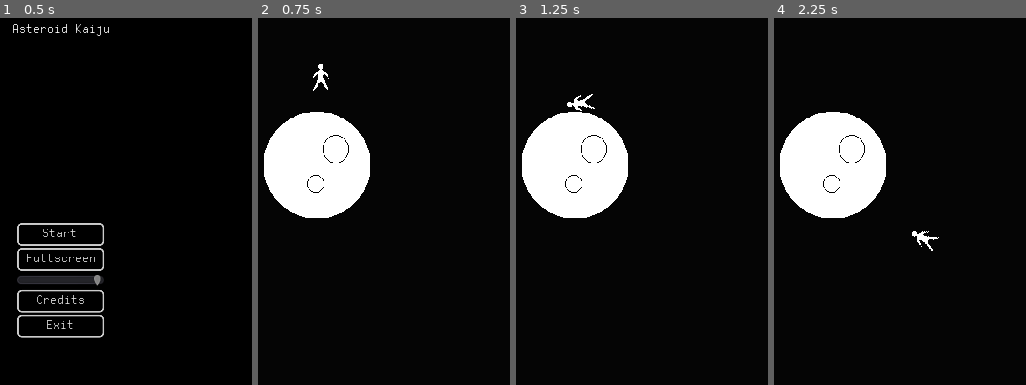
Above: before the commit, frames 1-4 (left to right).
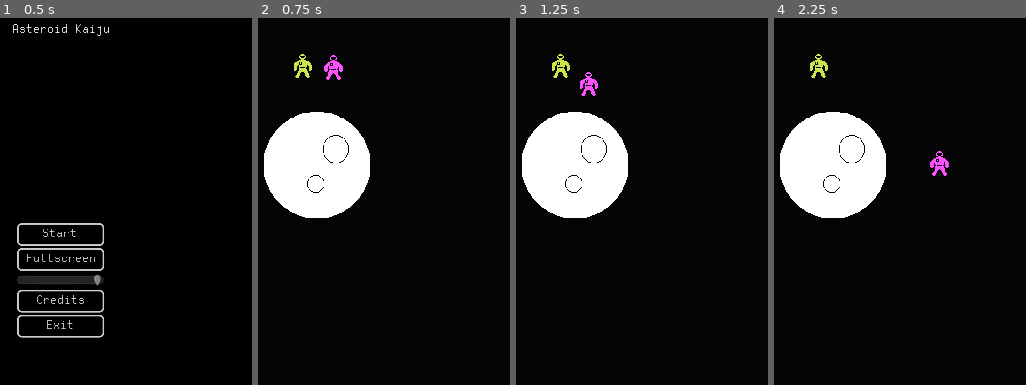
Above: after the commit, the same moments.

Repository: CorvatoCafeto/AsteroidKaiju
Game: Godot game, scene res://scenes/TitleSreen.tscn
Same seed, same stepped clock (60 frames per second), same inputs: the game is played once before the commit and once after it.
Inputs:
- Up to frame 1 (0.5 s): no input
- Up to frame 2 (0.75 s): click "Start" at 0.5 s
- Up to frame 3 (1.25 s): no input
- Up to frame 4 (2.25 s): hold Right (ui_right) 1.28-2.03 s; hold Left (ui_left) from 2.03 s (still down)

Frame 1 is identical in both runs. In frame 2, 0.6% of the frame differs, in the area x 14-34%, y 9-20%; in frame 3, 0.6%; in frame 4, 0.7%, in the area x 14-70%, y 9-64%.

Commit message:
Fixed gravity vector not normalized correctly.

Diff:
--- a/objects/Planetoid.gd
+++ b/objects/Planetoid.gd
@@ -2,10 +2,10 @@
 
 export (Color) var atmosphere = Color(.37, .62, .9, .15)
 
-const GRAVITY = 4000
+const GRAVITY = 200#4000
 
 onready var gravityCenter = get_node("GravityCenter")
-var gravityEffectField = GRAVITY / 12
+var gravityEffectField = GRAVITY
 
 func _ready():
 	update()
--- a/objects/AnotherSpace.tscn
+++ b/scenes/AnotherSpace.tscn
@@ -2,7 +2,7 @@
 
 [ext_resource path="res://textures/black.png" type="Texture" id=1]
 [ext_resource path="res://objects/Planetoid.tscn" type="PackedScene" id=2]
-[ext_resource path="res://objects/Astronaut.tscn" type="PackedScene" id=3]
+[ext_resource path="res://scenes/Astronaut.tscn" type="PackedScene" id=3]
 
 [sub_resource type="Environment" id=1]
 
--- a/objects/Astronaut.gd
+++ b/scenes/Astronaut.gd
@@ -7,8 +7,8 @@
 var speed = Vector2()
 var velocity = Vector2()
 
-const MAX_SPEED = 100000
-const JUMP_FORCE = 70000
+const MAX_SPEED = 100#100000
+const JUMP_FORCE = 200#70000
 
 func _ready():
 	set_physics_process(true)
@@ -23,15 +23,16 @@
 
 	applyMovement(delta)
 	applyGravity(delta)
-	applyJump(delta)
+	#applyJump(delta)
 
-	#var playerRot = get_player_rotation()
+	var playerRot = get_player_rotation()
 
-	velocity = Vector2(speed.x * delta, speed.y * delta)
-	#velocity = velocity.rotated(playerRot)
+	#velocity = Vector2(speed.x * delta, speed.y * delta)
+	velocity = Vector2(speed.x, speed.y)
+	velocity = velocity.rotated(playerRot)
 
-	#move_and_slide(velocity)
-	#set_rotation(playerRot)
+	move_and_slide(velocity)
+	set_rotation(playerRot)
 
 func applyMovement(delta):
 	#Moving options
@@ -44,8 +45,7 @@
 	elif (abs(speed.x) > 0 && abs(speed.x)<20):
 		speed.x = 0
 	elif(abs(speed.x) > 0):
-		pass
-		#speed.x += MAX_SPEED * delta * direction * -1
+		speed.x += MAX_SPEED * delta * direction * -1
 
 	speed.x = clamp(speed.x, -MAX_SPEED, MAX_SPEED)
 
@@ -66,10 +66,10 @@
 	if(closestPlanet):
 		return downVector.angle_to(get_gravity_vector(closestPlanet))
 	else:
-		return rotation#get_rotation()
+		return rotation
 
 func get_gravity_vector(planet):
-	return (planet.gravityCenter.global_position - global_position.normalized())
+	return (planet.gravityCenter.global_position - global_position).normalized()
 
 func get_closest_planet():
 	var distance = -1
--- a/objects/Astronaut.tscn
+++ b/scenes/Astronaut.tscn
@@ -1,6 +1,6 @@
 [gd_scene load_steps=4 format=2]
 
-[ext_resource path="res://objects/Astronaut.gd" type="Script" id=1]
+[ext_resource path="res://scenes/Astronaut.gd" type="Script" id=1]
 [ext_resource path="res://textures/astronaut.png" type="Texture" id=2]
 
 [sub_resource type="CapsuleShape2D" id=1]
--- a/scenes/GameWorld.tscn
+++ b/scenes/GameWorld.tscn
@@ -1,7 +1,11 @@
-[gd_scene load_steps=3 format=2]
+[gd_scene load_steps=5 format=2]
 
 [ext_resource path="res://objects/Asteroid.tscn" type="PackedScene" id=1]
 [ext_resource path="res://scenes/Kaiju.tscn" type="PackedScene" id=2]
+[ext_resource path="res://textures/astronaut.png" type="Texture" id=3]
+
+[sub_resource type="CapsuleShape2D" id=1]
+height = 8.02931
 
 [node name="GameWorld" type="Node2D"]
 
@@ -17,7 +21,21 @@
 [node name="Asteroid" parent="." instance=ExtResource( 1 )]
 
 [node name="Kaiju" parent="." instance=ExtResource( 2 )]
-position = Vector2( 5.26318, -119.84 )
+position = Vector2( 19.847, -119.978 )
 
 [node name="CurrentCamera" type="Camera2D" parent="."]
 current = true
+
+[node name="KinematicBody2D" type="KinematicBody2D" parent="."]
+position = Vector2( -17.0456, -120.135 )
+__meta__ = {
+"_edit_group_": true
+}
+
+[node name="Sprite" type="Sprite" parent="KinematicBody2D"]
+modulate = Color( 0.803922, 0.894118, 0.290196, 1 )
+texture = ExtResource( 3 )
+
+[node name="CollisionShape2D" type="CollisionShape2D" parent="KinematicBody2D"]
+position = Vector2( 0, 1.83518 )
+shape = SubResource( 1 )
--- a/scenes/Kaiju.tscn
+++ b/scenes/Kaiju.tscn
@@ -1,7 +1,7 @@
 [gd_scene load_steps=5 format=2]
 
 [ext_resource path="res://scenes/Kaiju.gd" type="Script" id=1]
-[ext_resource path="res://textures/Kaiju.png" type="Texture" id=2]
+[ext_resource path="res://textures/astronaut.png" type="Texture" id=2]
 
 [sub_resource type="CapsuleShape2D" id=1]
 radius = 9.14484
@@ -11,7 +11,7 @@
 radius = 2.95936
 
 [node name="Kaiju" type="RigidBody2D"]
-gravity_scale = 10.0
+modulate = Color( 0.996078, 0.317647, 1, 1 )
 script = ExtResource( 1 )
 
 [node name="Sprite" type="Sprite" parent="."]
Binary file removed: textures/Kaiju.png
Not shown, removed: textures/Kaiju.png.import
